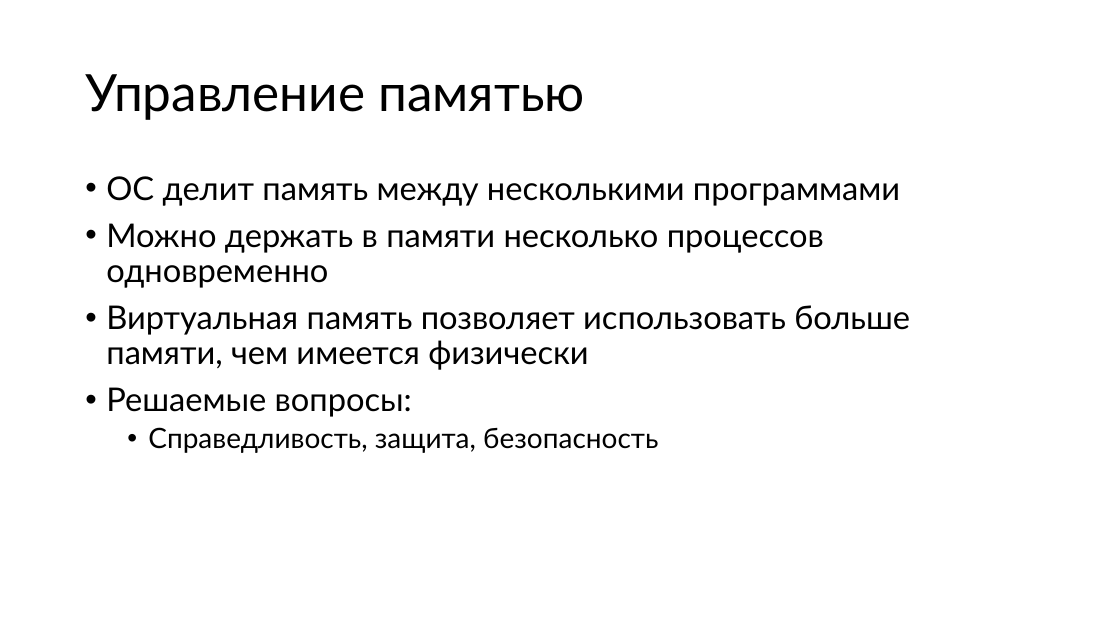
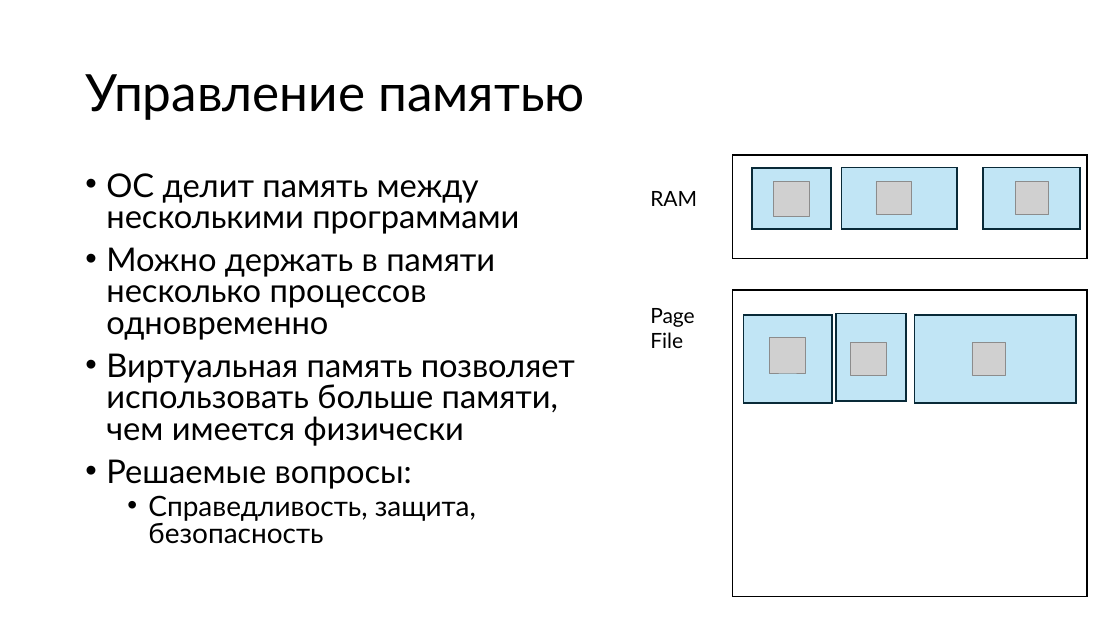
Before and after one commit to alexey-malov/os-course, a slide deck: slide 12 of lectures/01/Введение в ОС.pptx. Drawn at 1120x630 pixels with LibreOffice and Linux fonts; fonts in the diff are those of the drawing; grey boxes stand for pictures. Boxes give left, top, right and bottom in pixels: in the first picture for what was removed or moved away, otherwise in the second. Text is boxed around its words. In the diff, an @@ line names an element or a change of style, - is before the commit and + after.

```diff
--- a/lectures/01/Введение в ОС.pptx
+++ b/lectures/01/Введение в ОС.pptx
@@ text "ОС делит память между несколькими ..." at (106,173,575,544): line spacing 0.9 to 0.8 @@
@@ rectangle added at (733,155,1087,259), fill #FFFFFF, outline #000000 1.5 pt @@
@@ rectangle added at (753,168,831,229), fill #C1E5F5, outline #092A39 1.5 pt @@
@@ rectangle added at (842,167,958,229), fill #C1E5F5, outline #092A39 1.5 pt @@
@@ rectangle added at (983,167,1081,229), fill #C1E5F5, outline #092A39 1.5 pt @@
@@ text added at (650,191,697,206), 18 pt, text #000000 @@
+RAM
@@ picture added at (774,181,809,217) @@
@@ picture added at (876,181,912,214) @@
@@ picture added at (1015,181,1048,214) @@
@@ rectangle added at (733,290,1087,597), fill #FFFFFF, outline #000000 1.5 pt @@
@@ text added at (650,308,695,348), 18 pt, text #000000 @@
+Page File
@@ rectangle added at (744,315,832,403), fill #C1E5F5, outline #092A39 1.5 pt @@
@@ rectangle added at (836,313,906,402), fill #C1E5F5, outline #092A39 1.5 pt @@
@@ rectangle added at (915,315,1077,403), fill #C1E5F5, outline #092A39 1.5 pt @@
@@ picture added at (770,338,806,373) @@
@@ picture added at (851,343,886,376) @@
@@ picture added at (972,343,1005,376) @@
```
Also in this commit, not shown: 17 other slides changed, 1 slide added.
